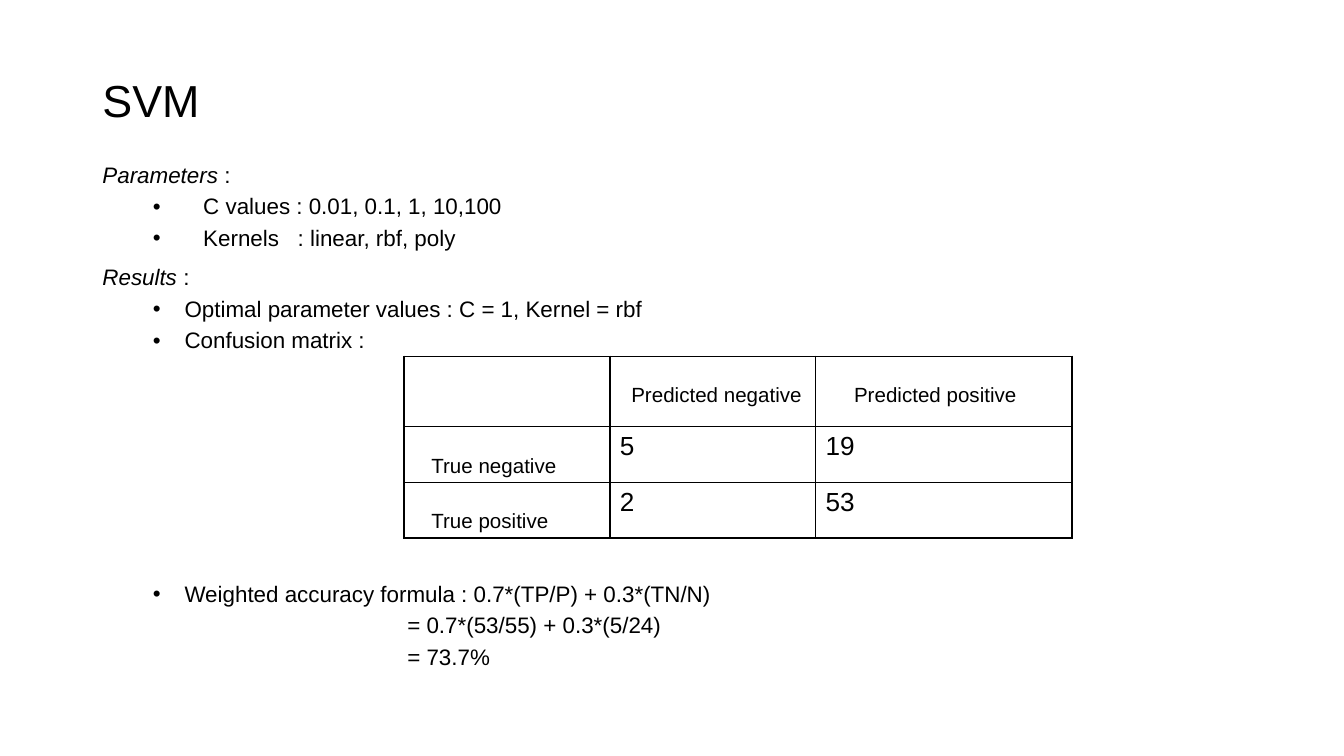
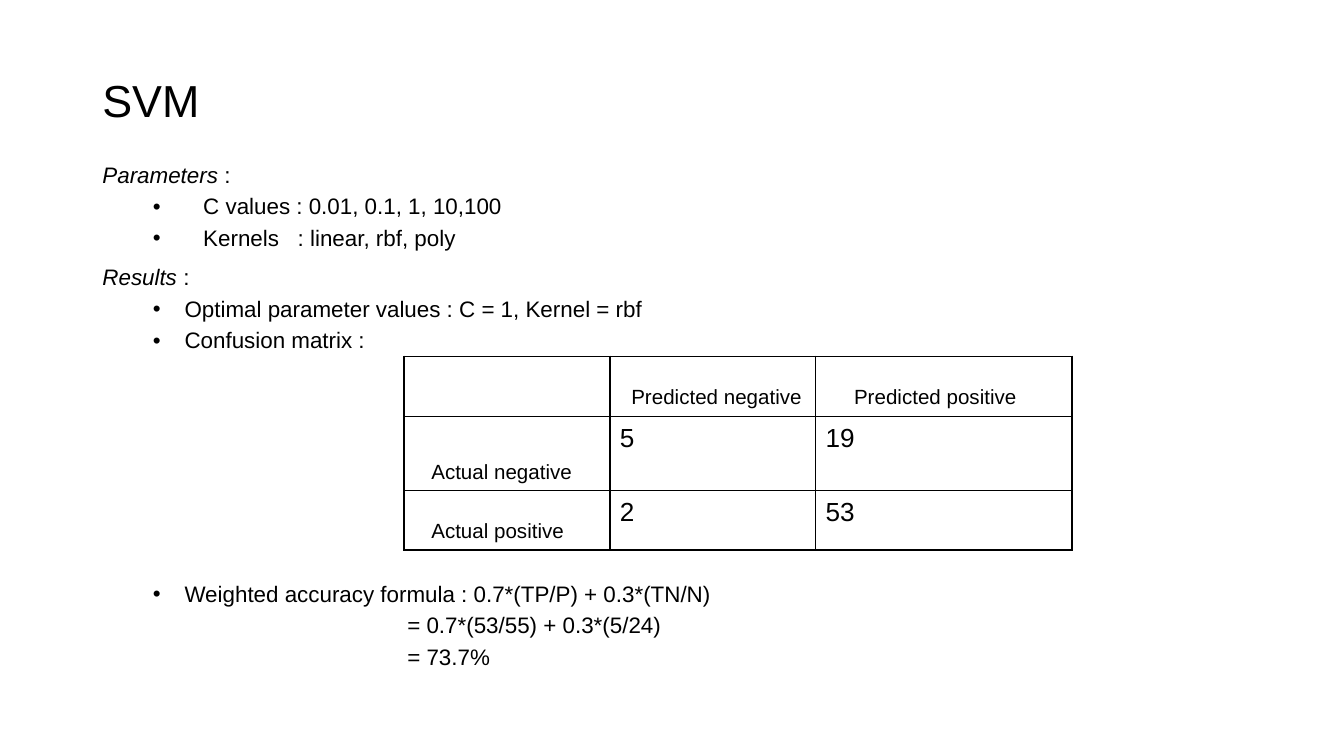
Before and after one commit to yaswanthkoravi/SMAI-Project, a slide deck: slide 33 of presentation.pptx. Drawn at 1344x756 pixels with LibreOffice and Linux fonts; fonts in the diff are those of the drawing. Boxes give left, top, right and bottom in pixels: in the first picture for what was removed or moved away, otherwise in the second. Text is boxed around its words. In the diff, an @@ line names an element or a change of style, - is before the commit and + after.

```diff
--- a/presentation.pptx
+++ b/presentation.pptx
@@ text at <box>203,197,661,666</box>: indent changed; list level 2 to 1 in "= 0.7*(53/55) + 0.3*(5/24)"; list level 2 to 1 in "= 73.7%" @@
@@ table at <box>405,356,1073,547</box> @@
-row 2, column 1: True negative
+row 2, column 1: Actual negative
-row 3, column 1: True positive
+row 3, column 1: Actual positive
@@ borders changed @@
```
Also in this commit, not shown: 14 other slides changed, 2 other files.
